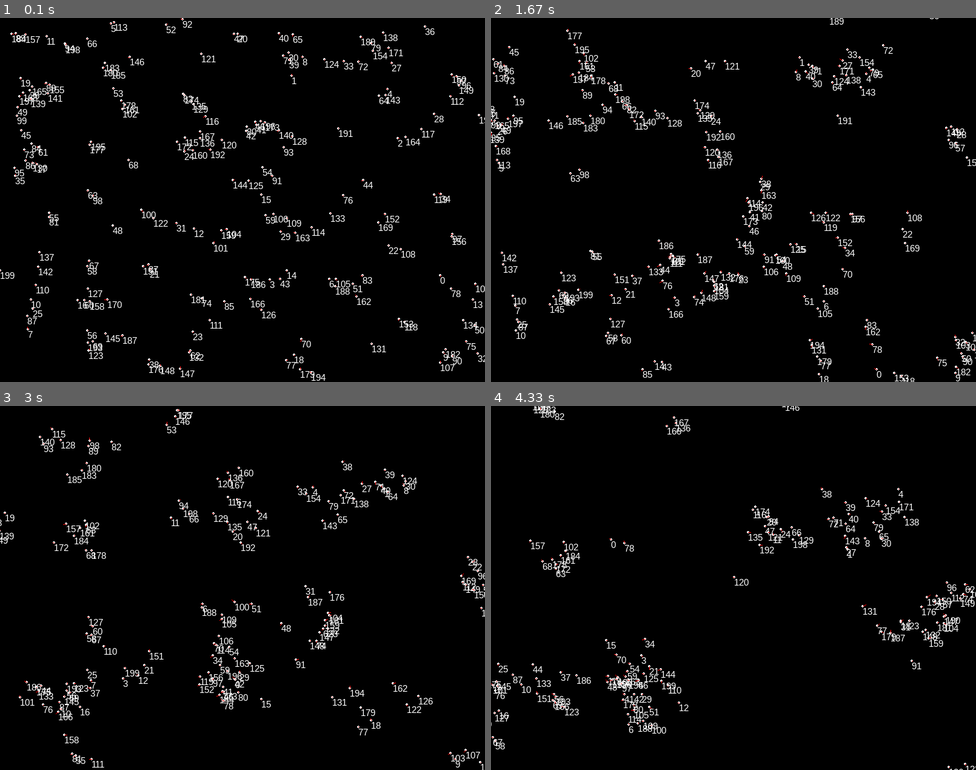
Above: before the commit, frames 1-4 (two rows, left to right).
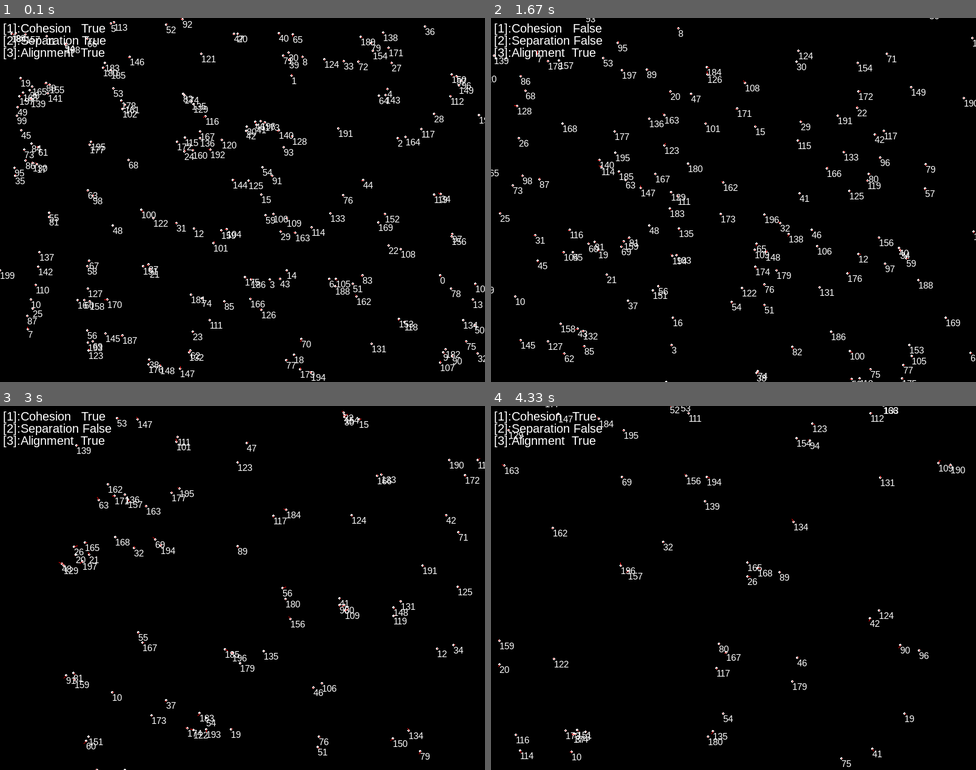
Above: after the commit, the same moments.

Repository: JonKramme/python-pygame-boids
Game: pygame game, started from main.py
Same seed, same stepped clock (60 frames per second), same inputs: the game is played once before the commit and once after it.
Inputs:
- Up to frame 1 (0.1 s): no input
- Up to frame 2 (1.67 s): tap 1 at 0.33 s; tap 2 at 0.67 s; hold 2 1-1.47 s; hold 2 from 1.5 s (still down)
- Up to frame 3 (3 s): release 2 at 1.97 s; tap 1 at 2, 2.33, 2.67 s
- Up to frame 4 (4.33 s): tap 1 every 0.33 s from 3 to 4 s

The runs differ from the first frame. In frame 1, 0.6% of the frame differs, in the area x 0-22%, y 1-12%; in frame 2, 8.2%, in the area x 0-100%, y 0-100%; in frame 3, 6.3%; in frame 4, 5.1%.

Commit message:
Added Labels and keyboard Toggles for the rules. Separation not functional

Diff:
--- a/Boid.py
+++ b/Boid.py
@@ -8,6 +8,10 @@
 
 class Boid():
     id_iterator = itertools.count()
+    useCohesion = True
+    useSeparation = True
+    useAlignment = True
+    limitSpeed = True
 
     def __init__(self, pos):
         self.id = next(Boid.id_iterator)
@@ -43,11 +47,11 @@
         # currently only Boids exist. If Other Objects are added
         # we will have to pass them to the function above function.
 
-        if self.useCohesion:
+        if Boid.useCohesion:
             self.velocity = vm.addVector2(self.velocity, bh.coherence(self.position,visibleBoids,self.coherenceFactor))
-        # if self.useSeparation:
+        # if Boid.useSeparation:
         #     self.velocity = vm.addVector2(self.velocity, bh.separation(tooCloseBoids))
-        # if self.useAlignment:
+        # if Boid.useAlignment:
         #     self.velocity = vm.addVector2(self.velocity, bh.alignment(visibleBoids))
         if self.limitSpeed:
             self.velocity = vm.limitVectorElements(self.velocity, self.maxSpeed)
--- a/BoidBehaviour.py
+++ b/BoidBehaviour.py
@@ -20,12 +20,6 @@
         vec2 = vm.subVector2(vec2,vm.subVector2(obj.position,centerBoidPosition))
     return vec2
 
-
-
-def separation( tooCloseObjects):
-    pass
-
-
 def alignment( visibleBoids):
     pass
 
--- a/main.py
+++ b/main.py
@@ -9,17 +9,34 @@
     boids = [Boid((random.randint(0, width), random.randint(0, height))) for x in range(count)]
     pygame.init()
     black = 0, 0, 0
+    labelfont = pygame.font.SysFont("Arial", 20)
 
     screen = pygame.display.set_mode(size)
 
     while 1:
         for event in pygame.event.get():
-            if event.type == pygame.QUIT: sys.exit()
+            if event.type == pygame.QUIT:
+                sys.exit()
+            if event.type == pygame.KEYDOWN:
+                if event.key == pygame.K_1:
+                    Boid.useCohesion = not Boid.useCohesion
+                if event.key == pygame.K_2:
+                    Boid.useSeparation = not Boid.useSeparation
+                if event.key == pygame.K_3:
+                    Boid.useAlignment = not Boid.useAlignment
 
         screen.fill(black)
         for boid in boids:
-            boid.draw(screen,debug="id/velocity")
+            boid.draw(screen, debug="id/velocity")
             boid.move(boids)
+
+        label = labelfont.render("[1]:Cohesion   "+str(Boid.useCohesion), True, (255, 255, 255))
+        screen.blit(label, (5, 5))
+        label = labelfont.render("[2]:Separation "+str(Boid.useSeparation), True, (255, 255, 255))
+        screen.blit(label, (5, 25))
+        label = labelfont.render("[3]:Alignment  "+str(Boid.useAlignment), True, (255, 255, 255))
+        screen.blit(label, (5, 45))
+
         #time.sleep(1)
 
         pygame.display.flip()
